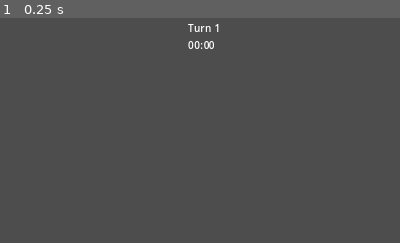
Above: before the commit, frame 1.
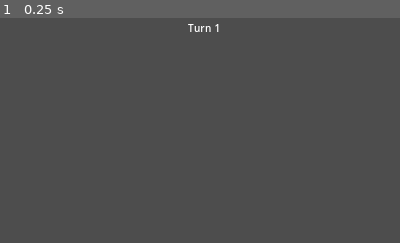
Above: after the commit, the same moment.

Repository: LLocke8/LudumDare55
Game: Godot game, scene res://Sistemi/UI.tscn
Same seed, same stepped clock (60 frames per second), same inputs: the game is played once before the commit and once after it. The project has no main scene, so this scene is started directly. The engine's default icon, where the game draws it, is replaced by a stand-in: a white triangle on a blue panel in a dark square.
Inputs:
- Up to frame 1 (0.25 s): no input
The pictures show only the part of the screen within x 24-74%, y 0-50%; the shares and areas given below are measured in that part.

The runs differ from the first frame. In frame 1, 0.1% of the frame differs, in the area x 47-54%, y 10-14%.

Commit message:
Rimosso timer

Diff:
--- a/Sistemi/UI.tscn
+++ b/Sistemi/UI.tscn
@@ -88,7 +88,3 @@
 [node name="Turn Counter" type="Label" parent="MarginContainer2/VBoxContainer"]
 layout_mode = 2
 text = "Turn 1"
-
-[node name="Timer" type="Label" parent="MarginContainer2/VBoxContainer"]
-layout_mode = 2
-text = "00:00"
